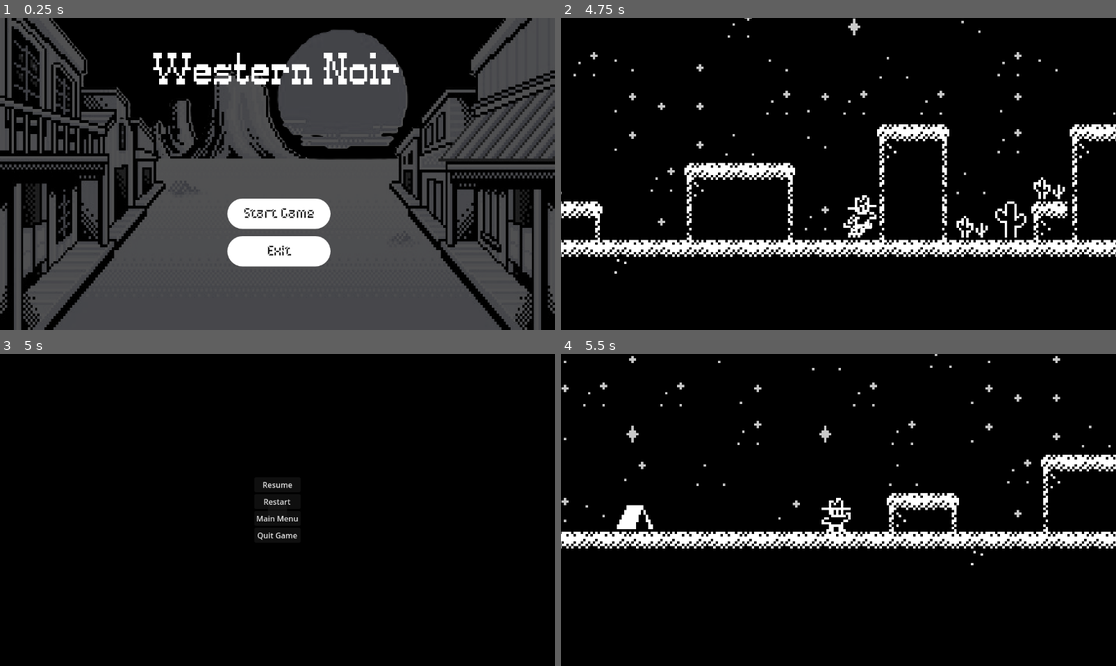
Above: before the commit, frames 1-4 (two rows, left to right).
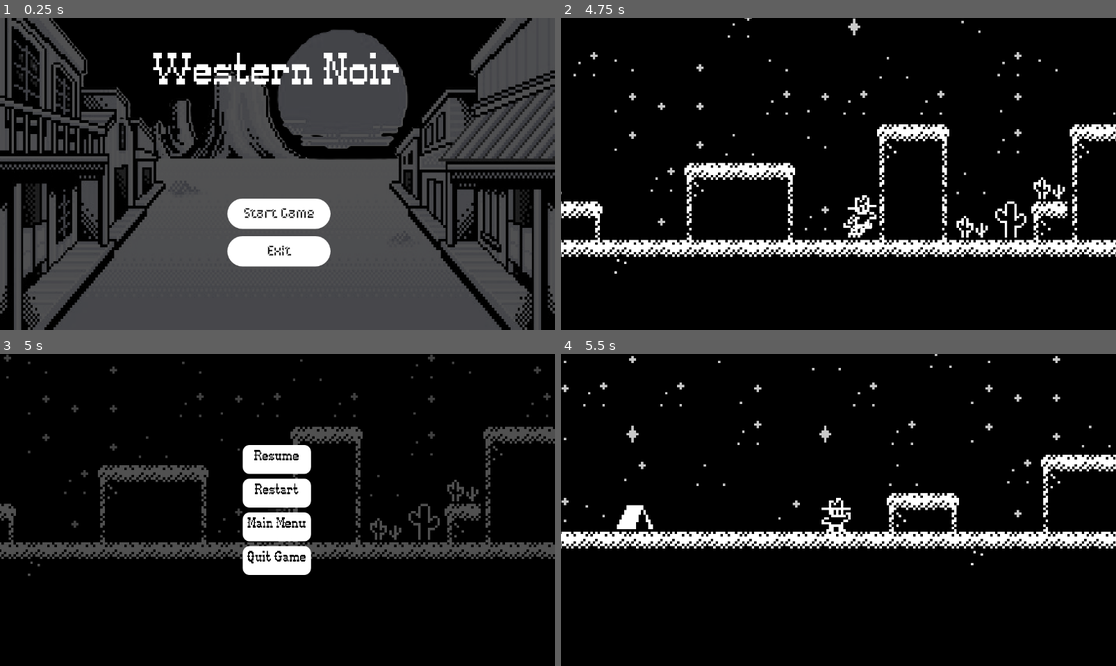
Above: after the commit, the same moments.

Repository: Tortiz-CSUF/western-noir-platformer
Game: Godot game, scene res://Start_Menu.tscn
Same seed, same stepped clock (60 frames per second), same inputs: the game is played once before the commit and once after it.
Inputs:
- Up to frame 1 (0.25 s): no input
- Up to frame 2 (4.75 s): click "Start Game" at 0.5 s; tap Enter at 1.25 s; hold D (move_right) 1.28-2.78 s; tap Space (jump) at 1.52, 2.27, 3.77, 4.52 s; hold A (move_left) 2.78-3.53 s; hold D (move_right) from 3.53 s (still down)
- Up to frame 3 (5 s): keep holding D (move_right); tap Tab (pause) at 4.9 s
- Up to frame 4 (5.5 s): release D (move_right) at 5 s; click "Restart" at 5 s

Frames 1-2 are identical in both runs. In frame 3, 12% of the frame differs, in the area x 0-100%, y 0-72%; in frame 4, nothing differs.

Commit message:
Pause Menu: Button Refinement
- set buttons font, color, padding, rounding, and sizing to desired settings.
- made sure the game ran as intended.
- tested all pause menu components

Diff:
--- a/pause_menu.tscn
+++ b/pause_menu.tscn
@@ -1,7 +1,19 @@
-[gd_scene load_steps=3 format=3 uid="uid://cwvmd7emgn7yg"]
+[gd_scene load_steps=5 format=3 uid="uid://cwvmd7emgn7yg"]
 
 [ext_resource type="Script" uid="uid://u7kcvafi54rj" path="res://pause_menu.gd" id="1_hdmo1"]
 [ext_resource type="PackedScene" uid="uid://blr4bmpnlswj5" path="res://Start_Menu.tscn" id="2_nwcfo"]
+[ext_resource type="FontFile" uid="uid://m8luhfimbqq4" path="res://Assets/Fonts/PixelWesternRegular-8g70.ttf" id="3_05uyy"]
+
+[sub_resource type="StyleBoxFlat" id="StyleBoxFlat_p81d2"]
+content_margin_left = 10.0
+content_margin_top = 5.0
+content_margin_right = 10.0
+content_margin_bottom = 5.0
+bg_color = Color(1, 1, 1, 1)
+corner_radius_top_left = 15
+corner_radius_top_right = 15
+corner_radius_bottom_right = 15
+corner_radius_bottom_left = 15
 
 [node name="PauseMenu" type="CanvasLayer"]
 process_mode = 3
@@ -24,7 +36,7 @@
 anchor_bottom = 1.0
 grow_horizontal = 2
 grow_vertical = 2
-color = Color(0, 0, 0, 1)
+color = Color(0, 0, 0, 0.6862745)
 
 [node name="Panel" type="Panel" parent="Root"]
 layout_mode = 1
@@ -39,6 +51,7 @@
 offset_bottom = 20.0
 grow_horizontal = 2
 grow_vertical = 2
+scale = Vector2(0.934, 1)
 
 [node name="VBox" type="VBoxContainer" parent="Root/Panel"]
 layout_mode = 1
@@ -47,27 +60,44 @@
 anchor_top = 0.5
 anchor_right = 0.5
 anchor_bottom = 0.5
-offset_left = -20.0
-offset_top = -20.0
-offset_right = 20.0
-offset_bottom = 20.0
+offset_left = -66.0
+offset_top = -23.0
+offset_right = 66.0
+offset_bottom = 23.0
 grow_horizontal = 2
 grow_vertical = 2
+theme_override_constants/separation = 10
 
 [node name="ResumeButton" type="Button" parent="Root/Panel/VBox"]
+custom_minimum_size = Vector2(0, 60)
 layout_mode = 2
+theme_override_colors/font_color = Color(0, 0, 0, 1)
+theme_override_fonts/font = ExtResource("3_05uyy")
+theme_override_styles/normal = SubResource("StyleBoxFlat_p81d2")
 text = "Resume"
 
 [node name="RestartButton" type="Button" parent="Root/Panel/VBox"]
+custom_minimum_size = Vector2(0, 60)
 layout_mode = 2
+theme_override_colors/font_color = Color(0, 0, 0, 1)
+theme_override_fonts/font = ExtResource("3_05uyy")
+theme_override_styles/normal = SubResource("StyleBoxFlat_p81d2")
 text = "Restart"
 
 [node name="MainMenuButton" type="Button" parent="Root/Panel/VBox"]
+custom_minimum_size = Vector2(0, 60)
 layout_mode = 2
+theme_override_colors/font_color = Color(0, 0, 0, 1)
+theme_override_fonts/font = ExtResource("3_05uyy")
+theme_override_styles/normal = SubResource("StyleBoxFlat_p81d2")
 text = "Main Menu"
 
 [node name="QuitButton" type="Button" parent="Root/Panel/VBox"]
+custom_minimum_size = Vector2(0, 60)
 layout_mode = 2
+theme_override_colors/font_color = Color(0, 0, 0, 1)
+theme_override_fonts/font = ExtResource("3_05uyy")
+theme_override_styles/normal = SubResource("StyleBoxFlat_p81d2")
 text = "Quit Game"
 
 [connection signal="pressed" from="Root/Panel/VBox/ResumeButton" to="." method="_on_resume_button_pressed"]
